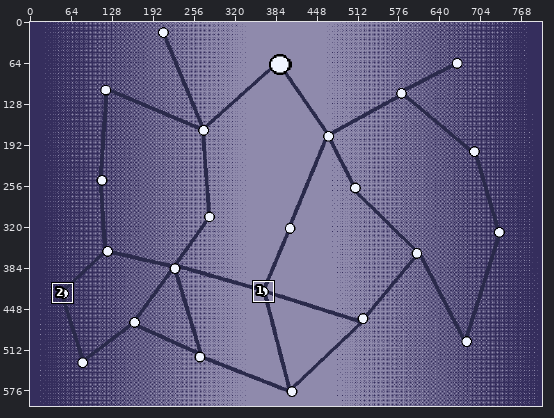
Two versions of one pixel-art file, sqrlart/Sprite-upgradeweb.aseprite. The first picture is a wide view before the edit; the outline marks the close-up.
Close-up. Before the commit:
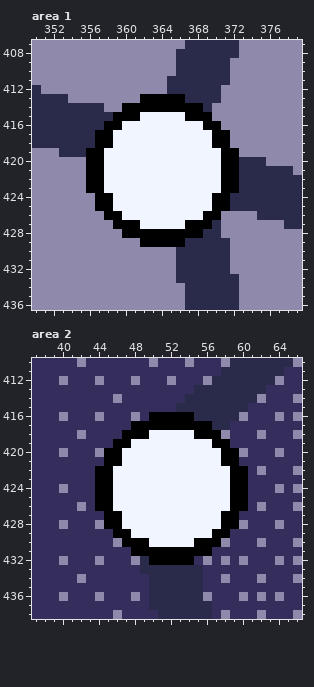
800x600 pixels, 1 frame. Colours within 5 levels of each other are drawn and written as one. Shown: area 1: x 350..379, y 407..436; area 2: x 37..66, y 410..438. The commit also changed other parts of the picture, which this record leaves out.
The result:
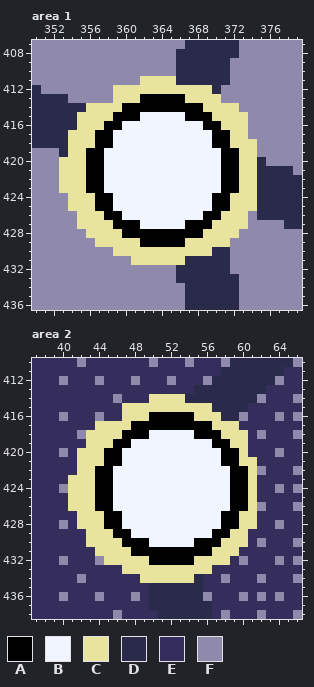
Palette (. is transparent): A #000000  B #f1f5ff  C #e8e49e  D #2a2a4b  E #352e5d  F #8f8aac
Change:
layer "Layer 4" added
Changed rows in their new state; - is an unchanged pixel.
Area 1, layer "Layer 4":
first column x 353:
411 ---------CCCC---------
412 ------CCCCCCCCCCC-----
413 ------CCC-----CCCC----
414 ---CCCC---------CCCC--
415 --CCCC-----------CCCC-
416 --CCC-------------CCC-
417 -CCC---------------CC-
418 -CCC---------------CCC
419 -CC-----------------CC
420 CCC-----------------CC
421 CCC-----------------CC
422 CCC-----------------CC
423 CCC-----------------CC
424 -CCC---------------CCC
425 -CCC---------------CCC
426 --CCC-------------CCC-
427 --CCCC-----------CCCC-
428 ---CCCC---------CCCC--
429 ----CCCCC-----CCCCC---
430 ------CCCCCCCCCCC-----
431 --------CCCCCC--------
Area 2, layer "Layer 4":
first column x 41:
414 ---------CCCC--------
415 ------CCCCCCCCCC-----
416 ------CCC-----CCC----
417 ---CCCC---------CCC--
418 --CCCC-----------CCC-
419 --CCC-------------CC-
420 -CCC---------------C-
421 -CCC---------------CC
422 -CC-----------------C
423 CCC-----------------C
424 CCC-----------------C
425 CCC-----------------C
426 CCC-----------------C
427 -CCC---------------CC
428 -CCC---------------CC
429 --CCC-------------CC-
430 --CCCC-----------CCC-
431 ---CCCC---------CCC--
432 ----CCCCC-----CCCC---
433 ------CCCCCCCCCC-----
434 --------CCCCCC-------
Boxes around the changes in both close-ups, in picture pixels (x1, y1, x2, y2):
changed: (59, 76, 257, 265)
changed: (68, 394, 257, 583)
